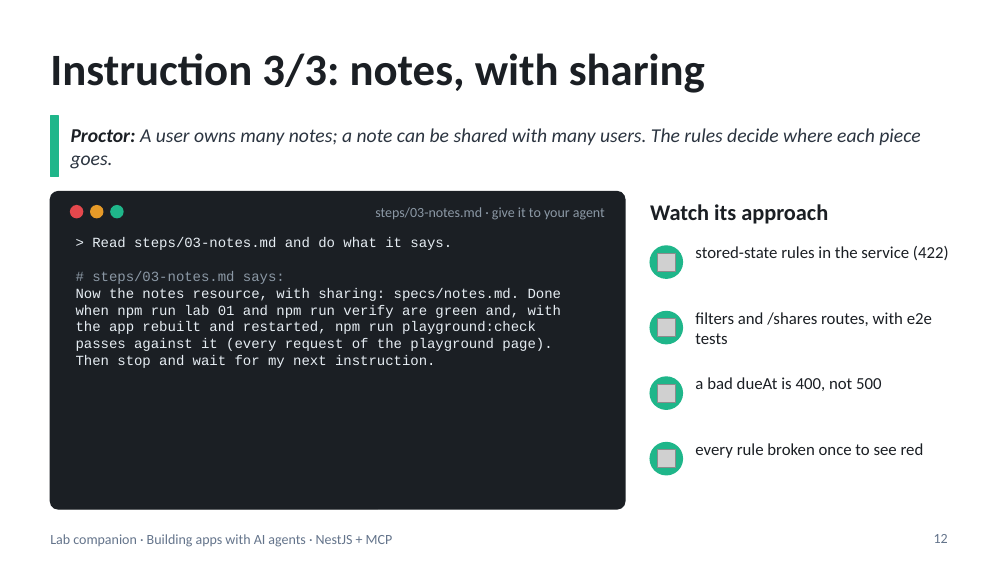
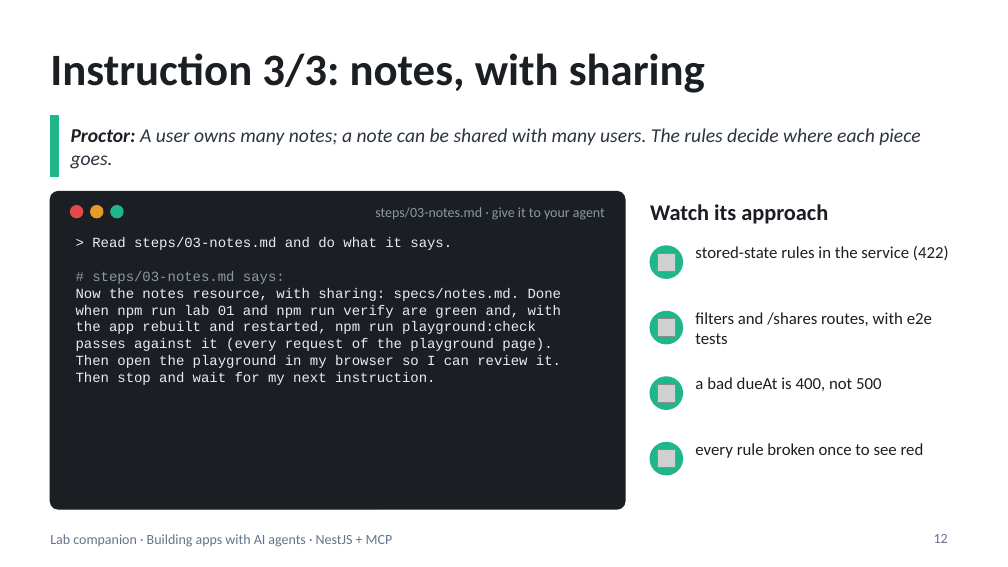
Before and after one commit to blazaga/ai-training-modules, a slide deck: slide 12 of docs/ai-agent-training/slides/lab-companion.pptx. Drawn at 1008x567 pixels with LibreOffice and Linux fonts; fonts in the diff are those of the drawing; grey boxes stand for pictures. Boxes give left, top, right and bottom in pixels: in the first picture for what was removed or moved away, otherwise in the second. Text is boxed around its words. In the diff, an @@ line names an element or a change of style, - is before the commit and + after.

```diff
--- a/docs/ai-agent-training/slides/lab-companion.pptx
+++ b/docs/ai-agent-training/slides/lab-companion.pptx
@@ text at (x1=76, y1=355, x2=561, y2=368): paragraph added @@
+Then open the playground in my browser so I can review it.
```
Also in this commit, not shown: 2 other slides changed, 7 other files.
